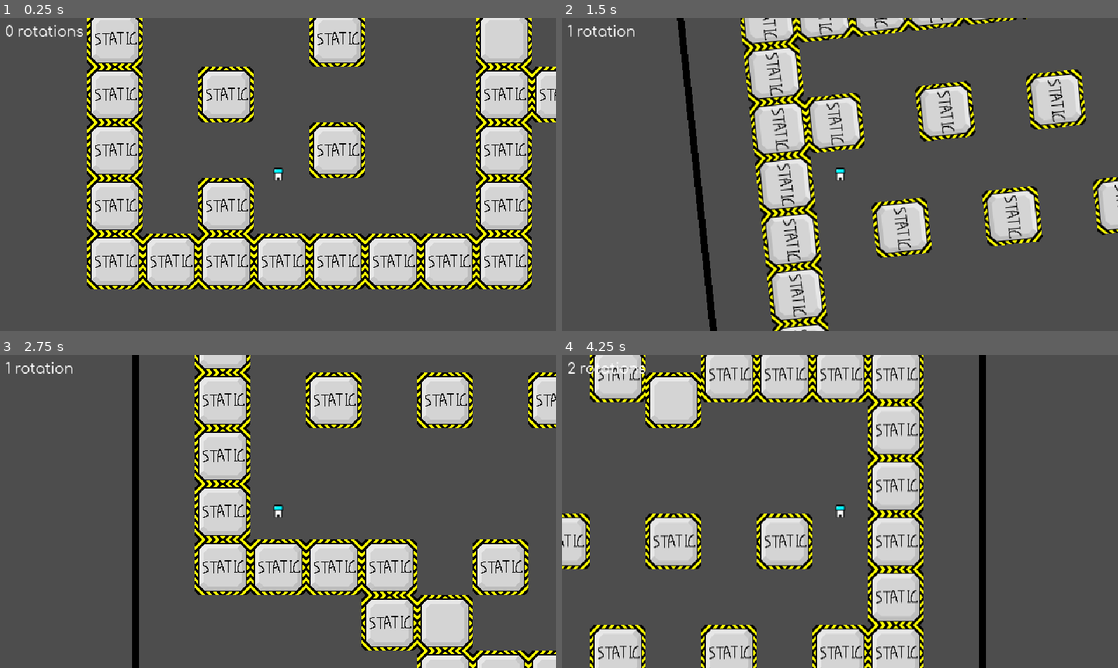
Above: before the commit, frames 1-4 (two rows, left to right).
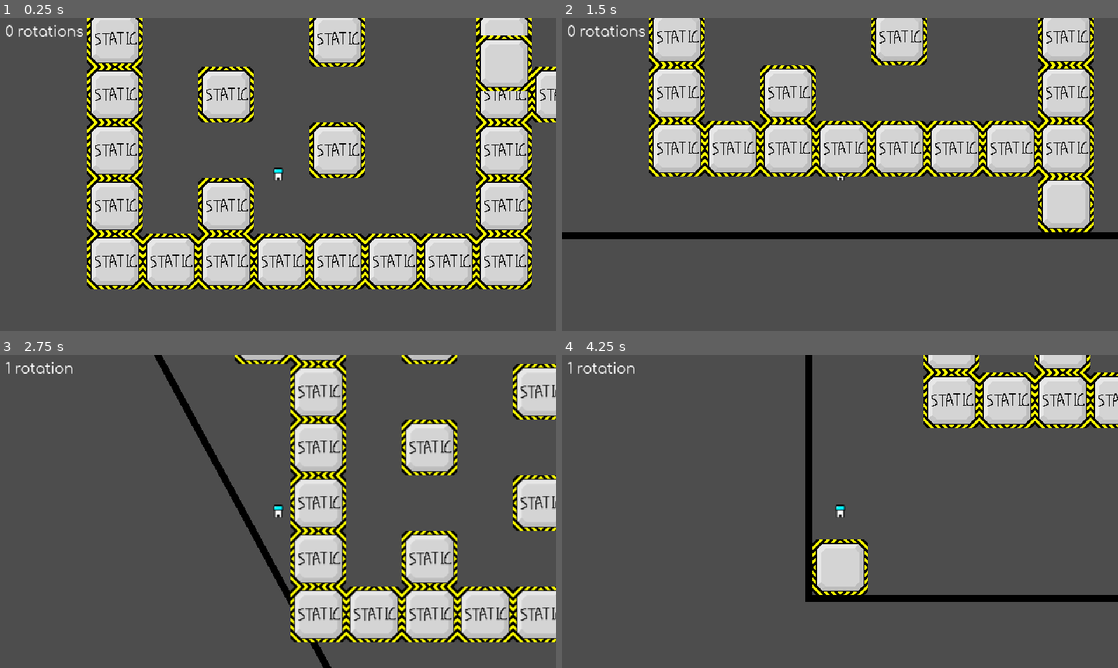
Above: after the commit, the same moments.

Repository: wojtekmal/escape-blocks
Game: Godot game, scene res://Levels/test_level_template_3.tscn
Same seed, same stepped clock (60 frames per second), same inputs: the game is played once before the commit and once after it. This scene is started directly instead of the project's main scene.
Inputs:
- Up to frame 1 (0.25 s): no input
- Up to frame 2 (1.5 s): hold Right (gravity_right) 0.53-1.28 s; tap W (jump) at 0.77 s; hold Left (gravity_left) from 1.28 s (still down)
- Up to frame 3 (2.75 s): tap W (jump) at 1.52 s; release Left (gravity_left) at 2.03 s; hold Right (gravity_right) from 2.03 s (still down)
- Up to frame 4 (4.25 s): release Right (gravity_right) at 2.78 s; hold Up (gravity_up) 2.78-3.53 s; tap W (jump) at 3.02, 3.77 s; hold Left (gravity_left) from 3.53 s (still down)

The runs differ from the first frame. In frame 1, 0.7% of the frame differs, in the area x 85-96%, y 5-24%; in frame 2, 39%, in the area x 0-100%, y 0-100%; in frame 3, 37%; in frame 4, 37%.
Error after the commit: Invalid assignment of property or key 'board_cords' with value of type 'Vector2i' on a base object of type 'Node2D'. (res://Levels/LevelTemplate.gd:409)

Commit message:
blocks library

Diff:
--- a/engine/Actors/Player.tscn
+++ b/engine/Actors/Player.tscn
@@ -11,9 +11,6 @@
 [ext_resource type="Texture2D" uid="uid://blmx7skb3p6ue" path="res://textures/player/stworus_crawl_2.png" id="9"]
 [ext_resource type="Texture2D" uid="uid://ctm70qp0l50t6" path="res://textures/player/stworus_crawl.png" id="10"]
 [ext_resource type="Texture2D" uid="uid://cgkdeep31bi6v" path="res://textures/player/stworus_crawl_3.png" id="11"]
-
-[sub_resource type="RectangleShape2D" id="4"]
-size = Vector2(4, 6)
 
 [sub_resource type="RectangleShape2D" id="2"]
 size = Vector2(16, 60)
@@ -103,16 +100,12 @@
 "speed": 5.0
 }]
 
+[sub_resource type="RectangleShape2D" id="RectangleShape2D_waxpy"]
+
 [node name="Player" type="CharacterBody2D" groups=["interacting_entities"]]
 collision_layer = 0
 collision_mask = 0
 script = ExtResource("2")
-
-[node name="CrawlingHitBox" type="CollisionShape2D" parent="."]
-visible = false
-position = Vector2(0, 5.75)
-shape = SubResource("4")
-disabled = true
 
 [node name="StandingHitBox" type="CollisionShape2D" parent="."]
 shape = SubResource("2")
@@ -126,3 +119,13 @@
 [node name="CoyoteTimer" type="Timer" parent="."]
 wait_time = 0.1
 one_shot = true
+
+[node name="FinishDetection" type="Area2D" parent="."]
+collision_layer = 0
+collision_mask = 8
+
+[node name="CollisionShape2D" type="CollisionShape2D" parent="FinishDetection"]
+position = Vector2(0, 21)
+shape = SubResource("RectangleShape2D_waxpy")
+
+[connection signal="area_entered" from="FinishDetection" to="." method="_on_finish_detection_area_entered"]
--- a/engine/Levels/LevelTemplate.gd
+++ b/engine/Levels/LevelTemplate.gd
@@ -13,7 +13,6 @@
 @onready var player := $Player
 @onready var rotation_timer = $RotationTimer
 @onready var walls := $Walls
-@onready var finish_area := $FinishArea
 @onready var counter := $Counter
 
 
@@ -29,31 +28,45 @@
 var finish_area_position_before_rotation
 #var finish_area_start_rotation
 
-var static_block = preload("res://blocks/StaticBlock8x8.tscn")
-var moving_block = preload("res://blocks/MovingBlock8x8.tscn")
-
-# Called when the node enters the scene tree for the first time.
+# BLOCKS LIBRARY 👍
+var tile_blocks := {
+	"static" : {
+		"resource" : preload("res://blocks/MovingBlock8x8.tscn"),
+		"adress" : Vector2i(0, 0),
+		"layer" : 0,
+		"id" : 1,
+	},
+	"finish" : {
+		"resource" : preload("res://blocks/Finish8x8.tscn"),
+		"adress" : Vector2i(0, 0),
+		"layer" : 0,
+		"id" : 1,
+	},
+	"moving" : {
+		"resource" : preload("res://blocks/StaticBlock8x8.tscn"),
+		"adress" : Vector2i(0, 0),
+		"layer" : 0,
+		"id" : 2,
+	},
+	"barrier" : {
+		"resource" : preload("res://blocks/Barrier8x8.tscn"),
+		"adress" : Vector2i(0, 0),
+		"layer" : 0,
+		"id" : 3,
+	},
+}
+
 func _ready():
 	rotation_timer.timeout.connect(rotation_ended)
 	board_dimensions = board_dimensions
 	tilemap.board_dimensions = board_dimensions
 	#finish_area_start_rotation = finish_area.rotation
 	#calls the setter function
-	finish_area.player_reached_finish.connect(maybe_end_game)
 
 	var wall_tiles = walls.get_used_cells_by_id(0, 0, Vector2i(0,0), -1)
 
 	if Engine.is_editor_hint():
 		return
-
-	for wall_tile in wall_tiles:
-		#print_debug("check")
-		var new_static_block_8x8 = static_block.instantiate()
-		new_static_block_8x8.board_cords = wall_tile
-		new_static_block_8x8.board_dimensions = board_dimensions
-		add_child(new_static_block_8x8)
-
-	walls.visible = false
 
 	load_blocks_from_tilemap()
 	#for moving_block in moving_blocks:
@@ -72,13 +85,8 @@
 	first_frame = false
 	frame_count += 1
 
-
 func maybe_end_game():
-	#print_debug(player.rotation)
-	#print_debug(finish_area.rotation)
-	if (finish_area.initial_rotations + total_rotations) % 4 == 0:
-		print_debug("End game.")
-
+	print("End game. Total rotations: " + str(rotations_number))
 
 func manage_falling_entities(delta):
 	if !rotation_timer.is_stopped():
@@ -103,7 +111,6 @@
 			move_player(delta)
 		elif entity.get_real_class() == "StaticBlock8x8":
 			column_top_still_blocks[entity.board_cords.x] = entity.board_cords.y
-
 
 func compare_entity_heights(a, b):
 	return a.position.y > b.position.y
@@ -263,7 +270,6 @@
 		now_rotations = rotations
 		total_rotations += now_rotations
 		rotation_timer.start(rotation_timer.wait_time)
-		finish_area_position_before_rotation = finish_area.position
 		positions_before_rotations.clear()
 
 		for entity in moving_entities:
@@ -276,9 +282,6 @@
 	var change_angle = PI * now_rotations * (rotation_timer.wait_time - rotation_timer.time_left) / rotation_timer.wait_time / 2
 	tilemap.rotation = (total_rotations - now_rotations) * PI / 2 + change_angle
 	#print_debug((total_rotations - now_rotations) * PI / 2 + change_angle)
-
-	finish_area.position = finish_area_position_before_rotation.rotated(change_angle)
-	finish_area.rotation = (finish_area.initial_rotations + total_rotations - now_rotations) * PI / 2 + change_angle
 
 	for i in range(0, moving_entities.size()):
 		var entity = moving_entities[i]
@@ -334,9 +337,7 @@
 	else:
 		board_dimensions = board_dimensions
 
-	finish_area.rotation = (finish_area.initial_rotations + total_rotations) * PI / 2
 	#print_debug(finish_area.rotation)
-	finish_area.position = finish_area_position_before_rotation.rotated(now_rotations * PI / 2)
 
 	for i in range(0, moving_entities.size()):
 		var entity = moving_entities[i]
@@ -394,26 +395,22 @@
 	#return board_dimensions
 
 func load_blocks_from_tilemap():
-	var wall_tiles = walls.get_used_cells_by_id(0, 0, Vector2i(0,0), -1)
-	var moving_block_tiles = walls.get_used_cells_by_id(0, 1, Vector2i(0,0), -1)
-	var static_block_tiles = walls.get_used_cells_by_id(0, 2, Vector2i(0,0), -1)
-
-	for wall_tile in wall_tiles:
-		var new_static_block_8x8 = static_block.instantiate()
-		new_static_block_8x8.board_cords = wall_tile
-		new_static_block_8x8.board_dimensions = board_dimensions
-		new_static_block_8x8.visible = false
-		add_child(new_static_block_8x8)
-
-	for wall_tile in moving_block_tiles:
-		var new_moving_block_8x8 = moving_block.instantiate()
-		new_moving_block_8x8.board_cords = wall_tile
-		new_moving_block_8x8.board_dimensions = board_dimensions
-		add_child(new_moving_block_8x8)
-
-	for wall_tile in static_block_tiles:
-		var new_static_block_8x8 = static_block.instantiate()
-		new_static_block_8x8.board_cords = wall_tile
-		new_static_block_8x8.board_dimensions = board_dimensions
-		add_child(new_static_block_8x8)
+	for block_type in tile_blocks.values():
+		var block_resource = block_type["resource"]
+		var wall_tiles = walls.get_used_cells_by_id(
+			block_type["layer"],
+			block_type["id"],
+			block_type["adress"],
+			-1,
+		)
+
+		for wall_tile in wall_tiles:
+			var new_block = block_resource.instantiate()
+			new_block.board_cords = wall_tile
+			new_block.board_dimensions = board_dimensions
+			add_child(new_block)
 	walls.visible = false
+
+func _on_player_finished():
+	print("finished signal recived")
+	maybe_end_game()
--- a/engine/Levels/LevelTemplate.tscn
+++ b/engine/Levels/LevelTemplate.tscn
@@ -8,7 +8,7 @@
 [ext_resource type="Texture2D" uid="uid://co07xqs3hmj10" path="res://textures/block.png" id="7_oxuh3"]
 [ext_resource type="Texture2D" uid="uid://bgq60xm1ldmss" path="res://textures/static_block.png" id="8_emeda"]
 [ext_resource type="Texture2D" uid="uid://5y23edqo0olg" path="res://textures/wall_block.png" id="8_pagpe"]
-[ext_resource type="PackedScene" path="res://Actors/finish_area.tscn" id="9_oddy4"]
+[ext_resource type="Texture2D" uid="uid://dhx3mdga63otx" path="res://textures/finish.png" id="9_5yrg8"]
 [ext_resource type="PackedScene" uid="uid://bbfxt5tqpp2n4" path="res://counter.tscn" id="9_pbxjo"]
 
 [sub_resource type="TileSetAtlasSource" id="TileSetAtlasSource_ja7cw"]
@@ -93,11 +93,18 @@
 texture_region_size = Vector2i(64, 64)
 0:0/0 = 0
 
+[sub_resource type="TileSetAtlasSource" id="TileSetAtlasSource_21381"]
+resource_name = "Finish"
+texture = ExtResource("9_5yrg8")
+texture_region_size = Vector2i(64, 64)
+0:0/0 = 0
+
 [sub_resource type="TileSet" id="TileSet_srb8s"]
 tile_size = Vector2i(64, 64)
 sources/0 = SubResource("TileSetAtlasSource_id2jv")
 sources/1 = SubResource("TileSetAtlasSource_voqr5")
 sources/2 = SubResource("TileSetAtlasSource_7h21e")
+sources/3 = SubResource("TileSetAtlasSource_21381")
 
 [node name="LevelTemplate" type="Node2D"]
 script = ExtResource("4")
@@ -128,9 +135,6 @@
 cell_quadrant_size = 64
 format = 2
 
-[node name="FinishArea" parent="." instance=ExtResource("9_oddy4")]
-position = Vector2(-256, -129)
-rotation = 1.5708
-initial_rotations = 1
+[node name="Counter" parent="." instance=ExtResource("9_pbxjo")]
 
-[node name="Counter" parent="." instance=ExtResource("9_pbxjo")]
+[connection signal="finished" from="Player" to="." method="_on_player_finished"]
--- a/engine/Levels/test_level_template_3.tscn
+++ b/engine/Levels/test_level_template_3.tscn
@@ -17,9 +17,4 @@
 [node name="Walls" parent="." index="3"]
 visible = true
 position = Vector2(-384, -320)
-layer_0/tile_data = PackedInt32Array(196609, 2, 0, 196610, 2 …(473 unchanged characters)… 393222, 2, 0, 262150, 2, 0, 131078, 2, 0)
-
-[node name="FinishArea" parent="." index="4"]
-position = Vector2(-288, -128)
-rotation = 0.0
-initial_rotations = 0
+layer_0/tile_data = PackedInt32Array(196609, 2, 0, 196610, 2 …(473 unchanged characters)… 393222, 2, 0, 262150, 2, 0, 131078, 2, 0, 131073, 3, 0)
--- /dev/null
+++ b/engine/blocks/Barrier8x8.tscn
@@ -0,0 +1,20 @@
+[gd_scene load_steps=4 format=3 uid="uid://dw5t5rrj0ghfd"]
+
+[ext_resource type="Script" path="res://blocks/StaticBlock8x8.gd" id="1_v3toh"]
+[ext_resource type="Texture2D" uid="uid://bgq60xm1ldmss" path="res://textures/static_block.png" id="2_cd3e8"]
+
+[sub_resource type="RectangleShape2D" id="RectangleShape2D_eto6a"]
+size = Vector2(64, 64)
+
+[node name="barrier" type="StaticBody2D" groups=["interacting_entities"]]
+visible = false
+position = Vector2(32, 32)
+collision_layer = 0
+collision_mask = 0
+script = ExtResource("1_v3toh")
+
+[node name="Sprite2D" type="Sprite2D" parent="."]
+texture = ExtResource("2_cd3e8")
+
+[node name="CollisionShape2D" type="CollisionShape2D" parent="."]
+shape = SubResource("RectangleShape2D_eto6a")
--- /dev/null
+++ b/engine/blocks/Finish8x8.tscn
@@ -0,0 +1,18 @@
+[gd_scene load_steps=3 format=3 uid="uid://c3avsb1yqsm1a"]
+
+[ext_resource type="Texture2D" uid="uid://5y23edqo0olg" path="res://textures/wall_block.png" id="1_2aetp"]
+
+[sub_resource type="RectangleShape2D" id="RectangleShape2D_vf38t"]
+size = Vector2(64, 64)
+
+[node name="Finish" type="Node2D"]
+
+[node name="Area2D" type="Area2D" parent="."]
+collision_layer = 8
+collision_mask = 0
+
+[node name="CollisionShape2D" type="CollisionShape2D" parent="Area2D"]
+shape = SubResource("RectangleShape2D_vf38t")
+
+[node name="WallBlock" type="Sprite2D" parent="."]
+texture = ExtResource("1_2aetp")
--- a/engine/blocks/StaticBlock8x8.gd
+++ b/engine/blocks/StaticBlock8x8.gd
@@ -31,8 +31,6 @@
 
 func get_real_class():
 	return "StaticBlock8x8"
-# Called every frame. 'delta' is the elapsed time since the previous frame.
-#func _process(delta):
 
 func set_is_falling(new_value):
 	push_error("You are changing StaticBlock8x8's is_falling, which is always false.")
--- a/engine/project.godot
+++ b/engine/project.godot
@@ -75,6 +75,7 @@
 2d_physics/layer_1="player"
 2d_physics/layer_2="blocks"
 2d_physics/layer_3="world"
+2d_physics/layer_4="finish"
 
 [rendering]
 
--- a/engine/scripts/Player.gd
+++ b/engine/scripts/Player.gd
@@ -1,6 +1,8 @@
 @tool
 class_name Player
 extends CharacterBody2D
+signal finished
+
 @export var walk_speed = 60
 @export var jump_speed = 300
 @export var coyote_time = 0.1
@@ -8,15 +10,16 @@
 @export var board_cords: Vector2i : set = set_board_cords
 @export var board_dimensions: Vector2i : set = set_board_dimensions
 @export var is_falling : bool : set = set_is_falling
+
 # How fast the player is falling down.
 @export var y_speed := 0
+
 #@export var is_rotating : bool : set = set_is_rotating
 var offset = 10;
 var crawling := false
 
 @onready var _animated_sprite = $AnimatedSprite2D
 @onready var StandingHitBox = $StandingHitBox
-@onready var CrawlingHitBox = $CrawlingHitBox
 
 func _process(delta: float) -> void:
 	animations()
@@ -99,3 +102,7 @@
 
 #func _end_of_rotation():
 #	rotation = total_rotations * PI / 2
+
+func _on_finish_detection_area_entered(area):
+	print("finish!")
+	emit_signal("finished")
Not shown: 1 places in engine/Levels/LevelTemplate.tscn that only renumber resources
Binary file added: engine/textures/finish.png
Not shown, added: engine/textures/finish.png.import
